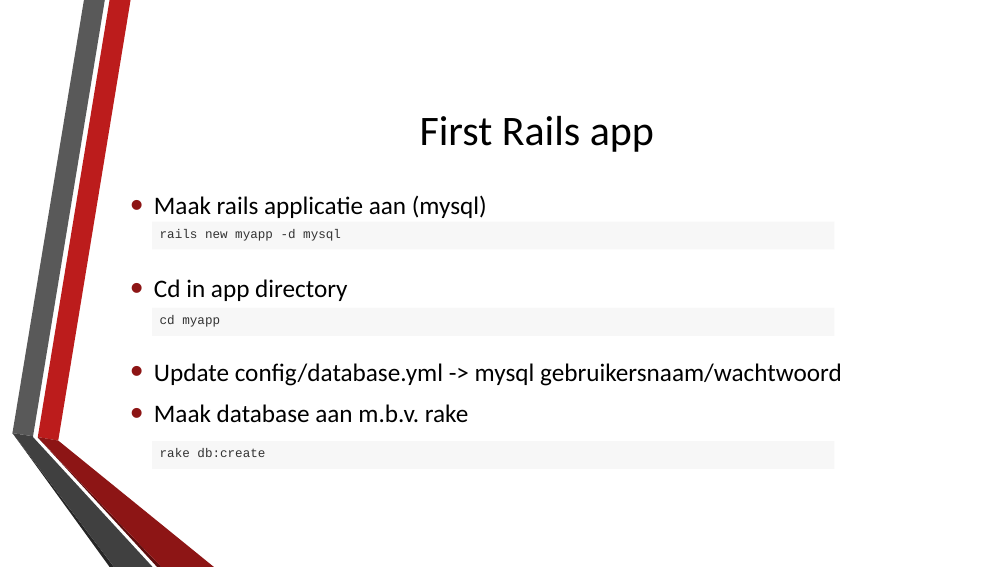
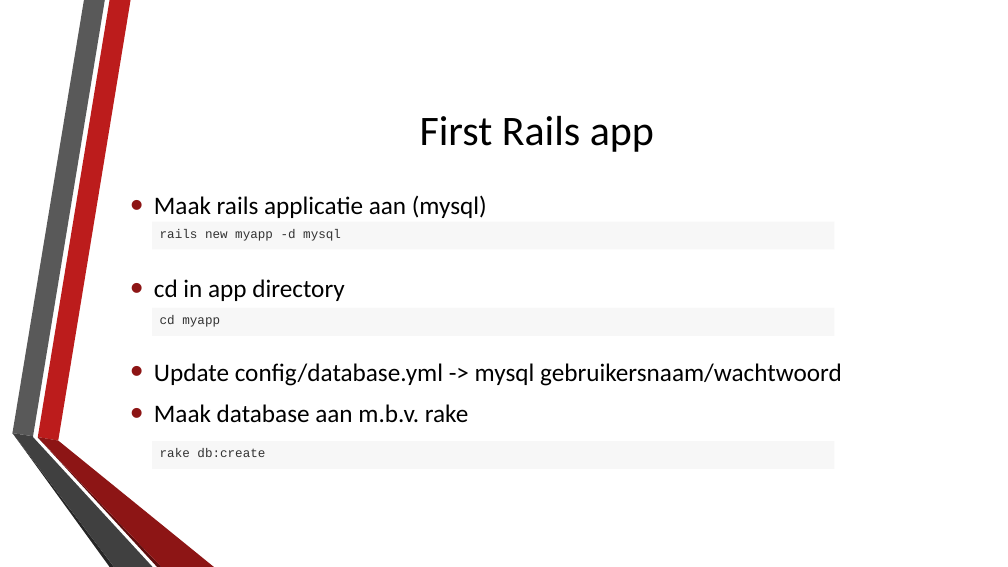
Before and after one commit to RobinDeHerdt/Web-Research, a slide deck: slide 11 of Ruby on Rails.pptx. Drawn at 1008x567 pixels with LibreOffice and Linux fonts; fonts in the diff are those of the drawing; background and template pictures are left out. Boxes give left, top, right and bottom in pixels: in the first picture for what was removed or moved away, otherwise in the second. Text is boxed around its words. In the diff, an @@ line names an element or a change of style, - is before the commit and + after.

```diff
--- a/Ruby on Rails.pptx
+++ b/Ruby on Rails.pptx
@@ text at <box>154,279,344,301</box>: text changed @@
-• Cd in app directory
+• cd in app directory
```
Also in this commit, not shown: 4 other slides changed, 1 slide added, 1 other file.
